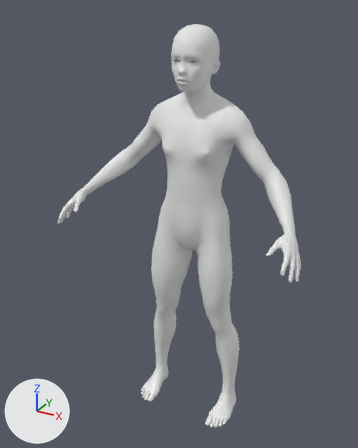
The glTF model game/assets/humans/orc_female_young.glb as it was, and as the next commit left it.
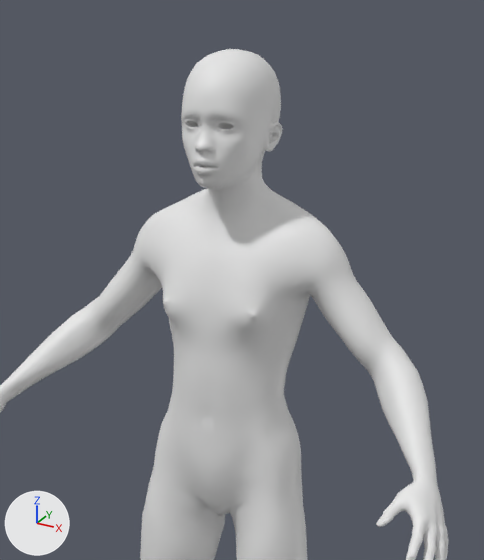
Old and new are each drawn whole from a 50 mm lens placed at (0.747, -1.502, 1.511), pointed at (-0.037, -0.077, 0.798) and again close up on the part from 23% to 89% of the width and 0% to 61% of the height. Arrows for +X, +Y and +Z are at lower left; the lights stay in place. The last two pictures show the newer version. Materials are left out; every surface is plain grey. Vertices at exactly the same position are counted once.

In view in the first close-up: 'Body'.
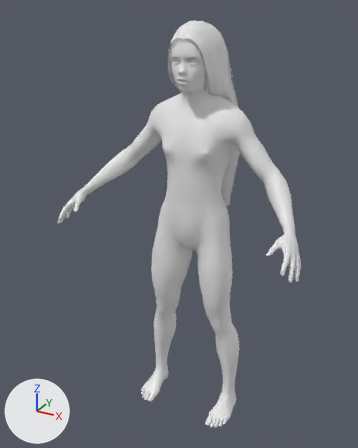
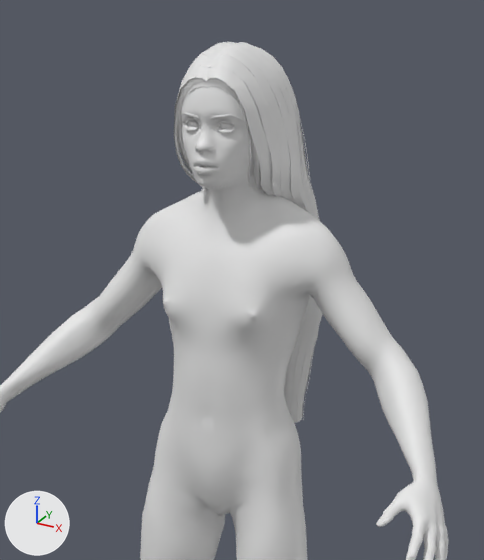
Location of each change, [x1, y1, x2, y2] in pixels of the close-ups (484 x 560 px):
'Body', reshaped: before [0, 49, 449, 560]; after [0, 42, 449, 560]
part 1 of me_mesh_0, added: after [174, 42, 323, 423]

Patch to the scene script:
```diff
--- a/game/assets/humans/orc_female_young.glb.py
+++ b/game/assets/humans/orc_female_young.glb.py
@@ me_mesh_0 @@
 # used by ob_body; location = (0.0, 0.0, 0.0)
-me_mesh_0.from_pydata(...)  # 13380 vertices, 26756 faces; spans x -0.447..0.447, y -0.288..0.074, z -0.002..1.46
+me_mesh_0.from_pydata(...)  # 17088 vertices, 31596 faces; spans x -0.447..0.447, y -0.288..0.111, z -0.002..1.47
+# me_mesh_0 part 1: 3708 vertices added at x -0.117..0.117, y -0.123..0.111, z 0.835..1.47
```
